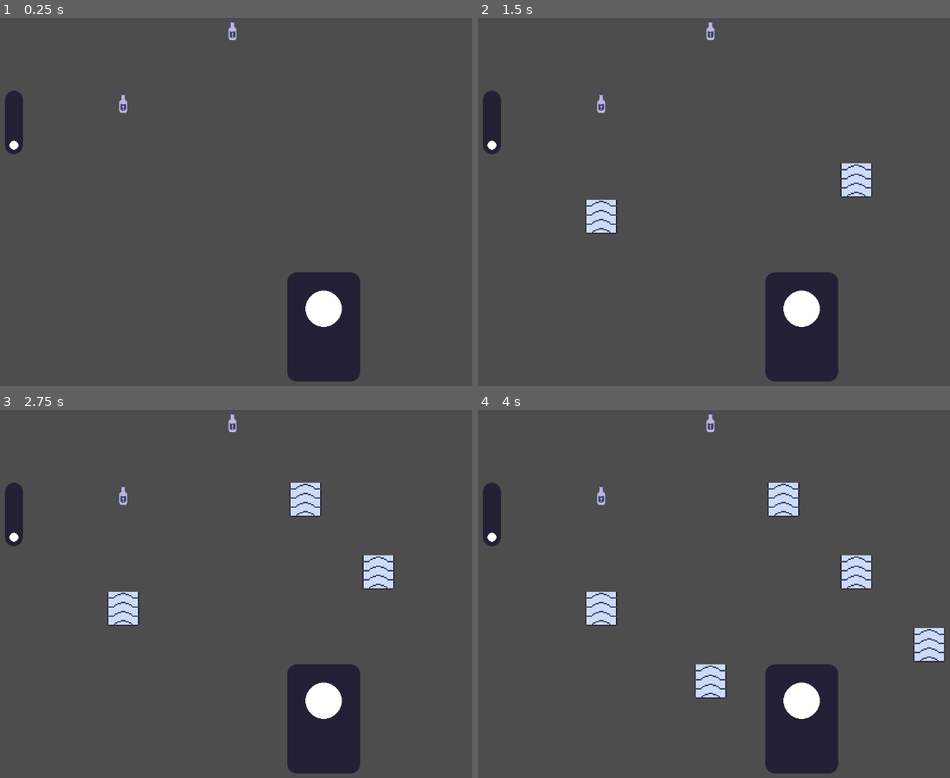
Above: before the commit, frames 1-4 (two rows, left to right).
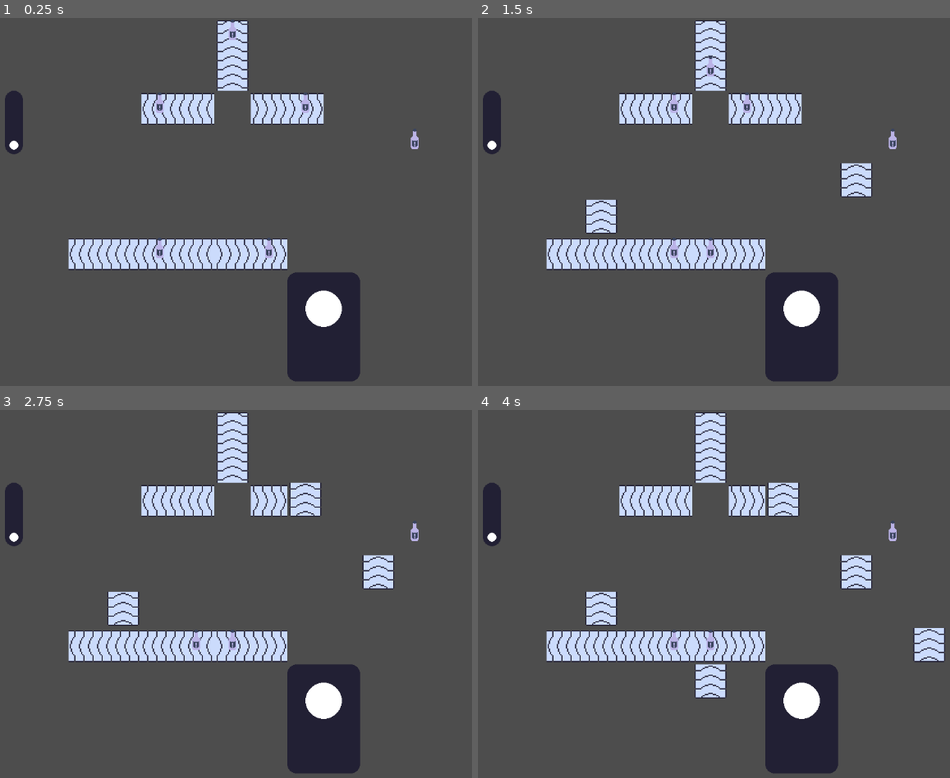
Above: after the commit, the same moments.

Repository: fennylol/juice_time
Game: Godot game, scene res://main.tscn
Two runs of this game, one before a commit and one after it. Both use one fixed random seed, a clock stepped at 60 frames per second and the inputs below.
Inputs (mouse positions are in pixels of both pictures, inside the frame that each line leads up to):
- Up to frame 1 (0.25 s): no input
- Up to frame 2 (1.5 s): tap Enter at 0.5 s; move the mouse to (874, 183) at 0.52 s; click (874, 183) at 0.6 s; tap Space at 1.25 s; move the mouse to (596, 220) at 1.27 s; click (596, 220) at 1.35 s
- Up to frame 3 (2.75 s): move the mouse to (316, 513) at 2.02 s; click (316, 513) at 2.1 s
- Up to frame 4 (4 s): tap Enter at 2.75 s; move the mouse to (695, 667) at 2.77 s; click (695, 667) at 2.85 s; tap Space at 3.5 s; move the mouse to (926, 649) at 3.52 s; click (926, 649) at 3.6 s

The runs differ from the first frame. In frame 1, 7.7% of the frame differs, in the area x 14-89%, y 0-69%; in frame 2, 7.8%; in frame 3, 7.2%; in frame 4, 7.2%.

Commit message:
bottle movement and crashing
thank goodness

Diff:
--- a/factory/factory_floor.gd
+++ b/factory/factory_floor.gd
@@ -9,15 +9,15 @@
 	"truck" : TileMapPattern.new(),
 	"bottle_filler" : TileMapPattern.new()
 }
+
+## CONVEYOR DIRECTION HANDLING
 enum {MIDDLE, START, END}
-
 var TILES: Dictionary = {
 	Vector2i.RIGHT : [Vector2i(0,0), Vector2i(0,1),  Vector2i(0,2)],
 	Vector2i.DOWN  : [Vector2i(0,3), Vector2i(0,4),  Vector2i(0,5)],
 	Vector2i.LEFT  : [Vector2i(0,6), Vector2i(0,7),  Vector2i(0,8)],
 	Vector2i.UP    : [Vector2i(0,9), Vector2i(0,10), Vector2i(0,11)]
 }
-
 var DIR_FROM_TILE: Dictionary = {
 	Vector2i(-1,-1) : Vector2i.ZERO,
 	Vector2i(0,0) : Vector2i.RIGHT,
@@ -32,6 +32,31 @@
 	Vector2i(0,9) : Vector2i.UP,
 	Vector2i(0,10) : Vector2i.UP,
 	Vector2i(0,11) : Vector2i.UP
+}
+
+## BOTTLE STUFF (RENAME LATER)
+enum {COLOR, POSITION}
+
+## MACHINE DICTIONARIES
+var MIXER_STATE: Dictionary = {
+	Vector2i.ZERO: {
+		"color1": Color.WHITE,
+		"color2": Color.BLACK,
+		"color1_filled": false,
+		"color2_filled": false
+	}
+}
+var FILLER_STATE: Dictionary = {
+	Vector2i.ZERO: {
+		"color": Color.WHITE
+	}
+}
+var KICKER_STATE: Dictionary = {
+	Vector2i.ZERO: {
+		"direction1": Vector2i.DOWN,
+		"direction2": Vector2i.LEFT,
+		"use_direction1": true
+	}
 }
 
 #region UTILITY
@@ -55,13 +80,46 @@
 	var conveyor_tileset : TileSet = CONVEYOR_TILES.tile_set
 
 func process_world_tick():
-	## MOVE BOTTLES
+	var attempt_array = []
+	var successful_attempts = []
+
+	## BOTTLE LOCATION CHECK LOOP
 	for pos in BOTTLE_TILES.get_used_cells(0):
+		## CHECK CONVEYOR DIRECTION UNDERNEATH AND CREATE ATTEMPT ARRAY
 		var conveyor_dir = DIR_FROM_TILE[CONVEYOR_TILES.get_cell_atlas_coords(0, pos)]
 		var new_pos = pos + conveyor_dir
-		# TODO: dont move if a bottle already occupies that pos
-		BOTTLE_TILES.erase_cell(0, pos)
-		BOTTLE_TILES.set_cell(0, new_pos, 0, Vector2.ZERO)
+		var new_attempt = [Color.WHITE, new_pos]
+		## CHECK NEXT TILE FOR A MACHINE
+		## IF MACHINE, PASS FUNCTIONALITY TO MACHINE
+		if MIXER_STATE.has(new_pos):
+			pass
+		elif FILLER_STATE.has(new_pos):
+			pass
+		elif KICKER_STATE.has(new_pos):
+			pass
+		else:
+			## ELSE, ADD BOTTLE LOCATION AND ARRAY TO "ATTEMPT" ARRAY
+			attempt_array.append(new_attempt)
+
+	## CHECK ARRAY FOR DUPLICATES
+	for i in attempt_array.size():
+		var attempti = attempt_array[i]
+		var success = true
+		for j in attempt_array.size():
+			var attemptj = attempt_array[j]
+			if i == j: pass
+			elif attempti[POSITION] == attemptj[POSITION]:
+				success = false
+				break
+		if success:
+			successful_attempts.append(attempti)
+
+	## CLEAR BOTTLES AND PLACE ARRAY
+	BOTTLE_TILES.clear()
+	for new_bottle in successful_attempts:
+		BOTTLE_TILES.set_cell(0, new_bottle[POSITION], 0, Vector2.ZERO)
+
+	### LATER ###
 
 	## SPAWN TRUCKS AND FILLERS
 	pass
--- a/factory/factory_floor.tscn
+++ b/factory/factory_floor.tscn
@@ -40,11 +40,12 @@
 rendering_quadrant_size = 4
 collision_animatable = true
 format = 2
+layer_0/tile_data = PackedInt32Array(131078, 0, 0, 131079, 0, 0, 8, 0, 4, 65544, 0, 3, 131082, 0, 6, 131081, 0, 6, 393220, 0, 0, 393221, 0, 0, 393222, 0, 0, 393223, 0, 0, 393225, 0, 6, 393224, 0, 6)
 
 [node name="bottle_tiles" type="TileMap" parent="."]
 tile_set = SubResource("TileSet_u4uko")
 format = 2
-layer_0/tile_data = PackedInt32Array(131077, 0, 0, 8, 0, 0)
+layer_0/tile_data = PackedInt32Array(8, 0, 0, 131078, 0, 0, 196621, 0, 0, 131082, 0, 0, 393225, 0, 0, 393222, 0, 0)
 
 [node name="machine_tiles" type="TileMap" parent="."]
 tile_set = ExtResource("3_aekq4")
